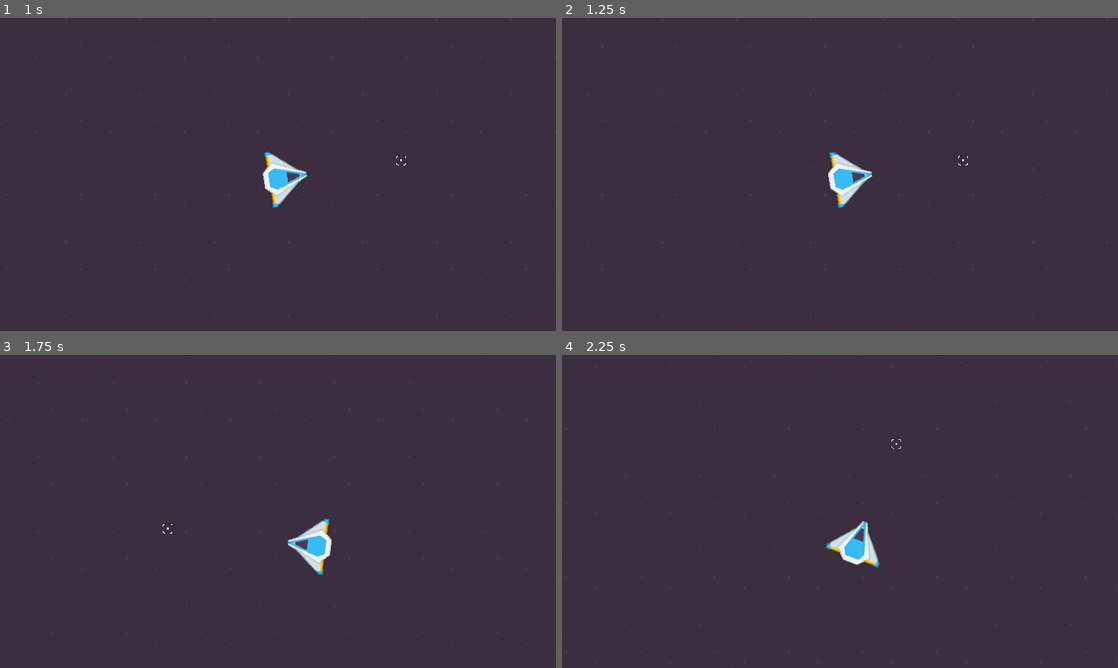
Above: before the commit, frames 1-4 (two rows, left to right).
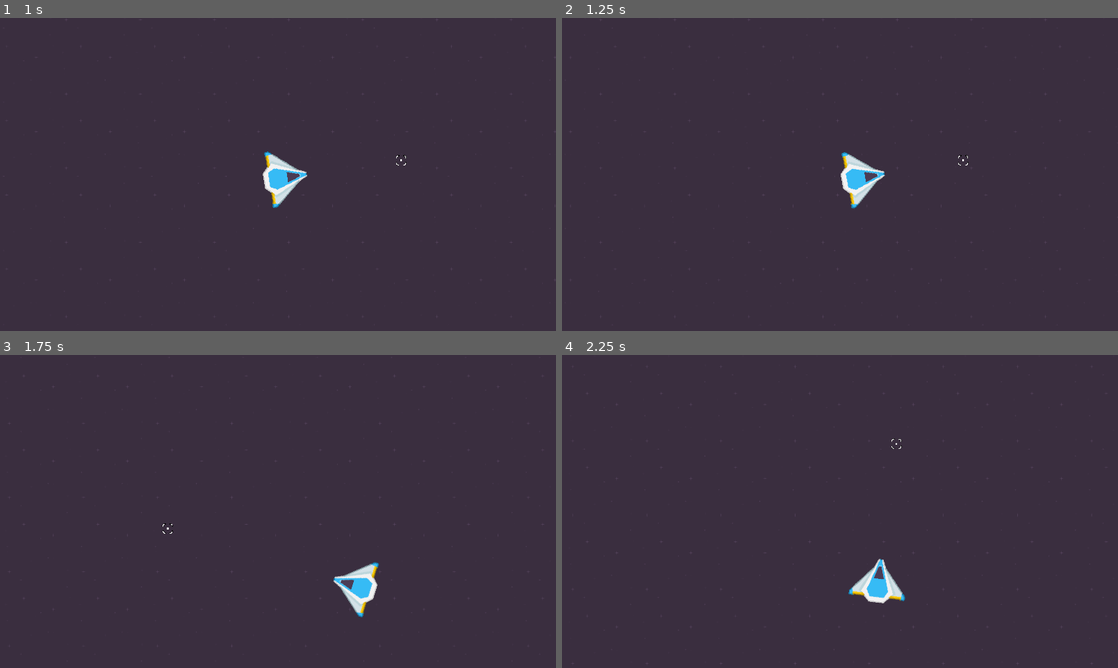
Above: after the commit, the same moments.

Repository: lcrol77/asteroids
Game: Godot game, scene res://main.tscn
Two runs of this game, one before a commit and one after it. Both use one fixed random seed, a clock stepped at 60 frames per second and the inputs below.
Inputs (mouse positions are in pixels of both pictures, inside the frame that each line leads up to):
- Up to frame 1 (1 s): move the mouse to (400, 158) at 0.52 s; hold D (right) from 0.53 s (still down); click (400, 158) at 0.67 s
- Up to frame 2 (1.25 s): keep holding D (right)
- Up to frame 3 (1.75 s): move the mouse to (166, 527) at 1.27 s; release D (right) at 1.28 s; hold S (down) from 1.28 s (still down)
- Up to frame 4 (2.25 s): move the mouse to (895, 442) at 2.02 s; release S (down) at 2.03 s; hold D (right) from 2.03 s (still down)

Frame 1 is identical in both runs. In frame 2, 1.0% of the frame differs, in the area x 1-99%, y 0-96%; in frame 3, 1.5%, in the area x 1-98%, y 6-94%; in frame 4, 1.4%.

Commit message:
added dustins camera changes

Diff:
--- a/Util/camera.gd
+++ b/Util/camera.gd
@@ -5,6 +5,8 @@
 
 const smooth_lean := 10.0
 const scale_lean  := 0.2
+
+var last_physics_pos
 
 func lean_camera_towards_mouse_(delta:float) -> void:
 	var mouse_position := crosshair.global_position
@@ -17,6 +19,12 @@
 func match_player_position_() -> void:
 	position = player.position
 
+func _process(delta) -> void:
+	if Engine.get_frames_per_second() > 60: # This is whatever your physics fps is
+		var lerp_weight = Engine.get_physics_interpolation_fraction()
+		position = last_physics_pos.lerp(player.position, lerp_weight)
+
 func _physics_process(delta) -> void:
 	lean_camera_towards_mouse_(delta)
+	last_physics_pos = position
 	match_player_position_()
